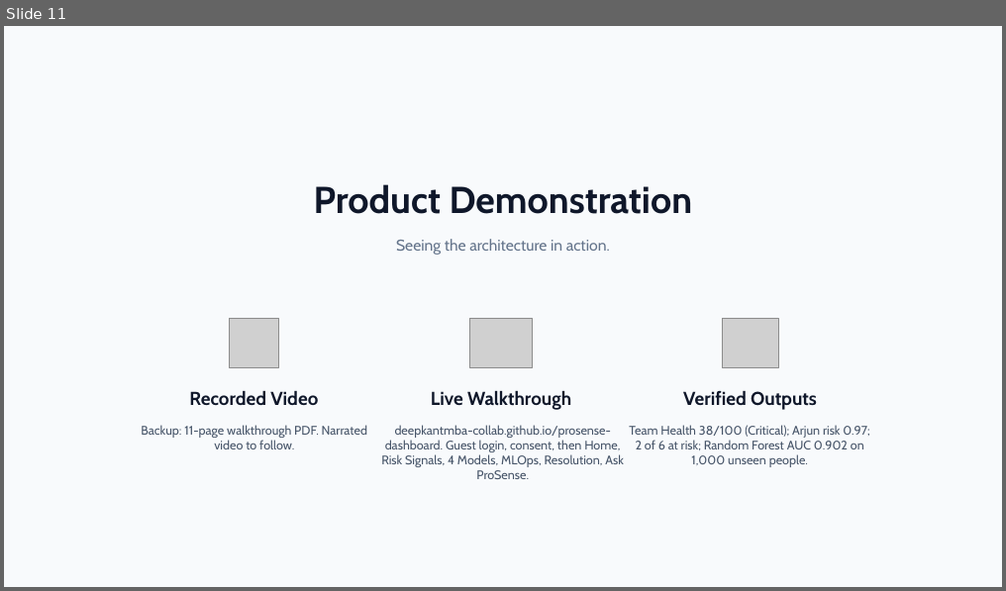
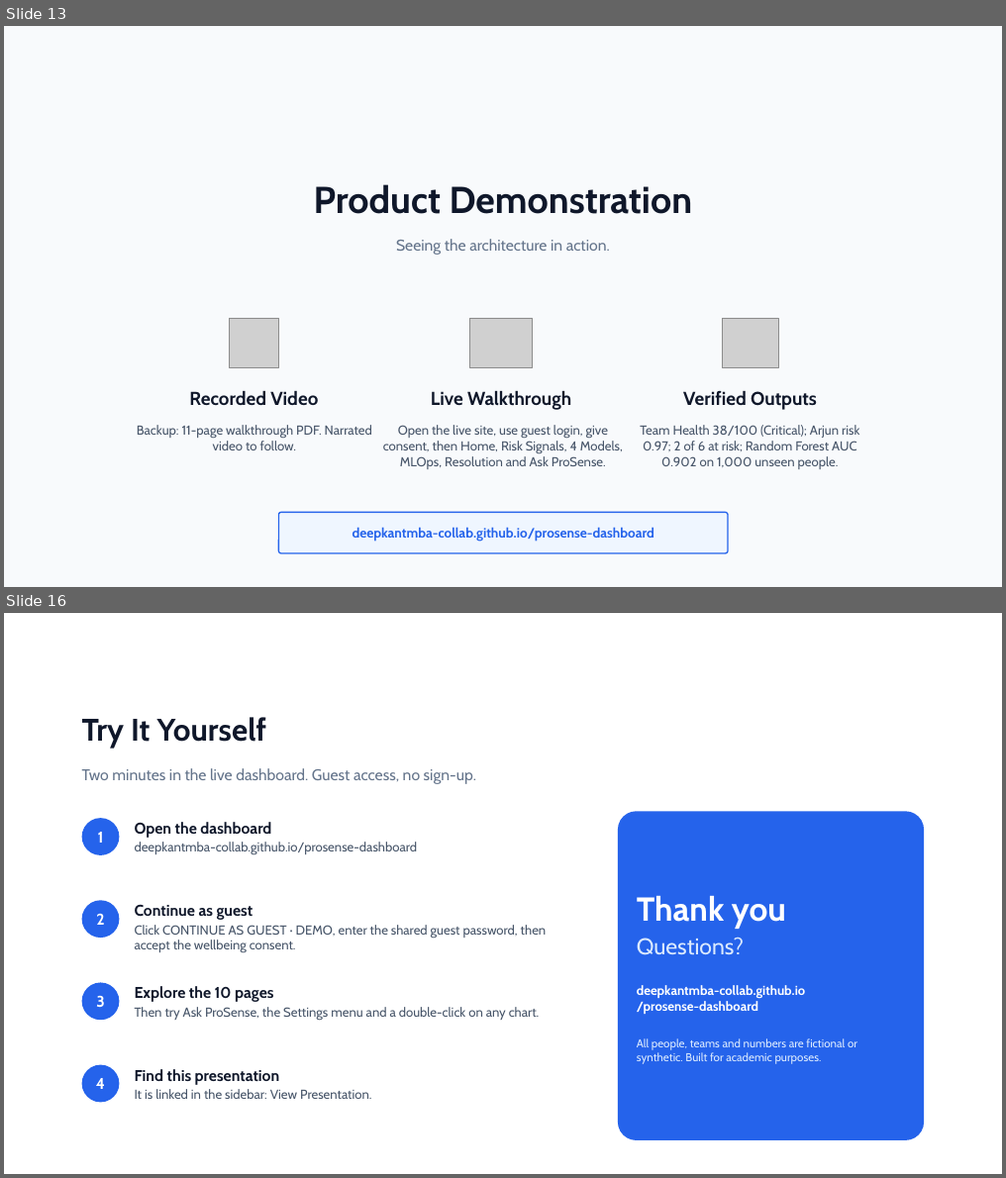
Before and after one commit to deepkantmba-collab/prosense-dashboard, a slide deck: deck/ProSense_AI_Capstone_Deck.pptx. Shown one above the other, each under a label of ours: slide 11 before the commit, slides 13 and 16 after it; the slides between them are not shown. The pictures are 1006x591 and 1006x1178 pixels, drawn with LibreOffice and Linux fonts; fonts in the diff are those of the drawing; grey boxes stand for pictures. Boxes give left, top, right and bottom in pixels: in the first picture for what was removed or moved away, otherwise in the second. Text is boxed around its words. In the diff, an @@ line names an element or a change of style, - is before the commit and + after.

```diff
--- a/deck/ProSense_AI_Capstone_Deck.pptx
+++ b/deck/ProSense_AI_Capstone_Deck.pptx
@@ slide 16 added at (4,613,1002,1174), background #FFFFFF @@
@@ text added at (82,717,266,748), 30 pt, text #0F172A, bold @@
+Try It Yourself
@@ text added at (82,768,476,784), 15 pt, text #64748B @@
+Two minutes in the live dashboard. Guest access, no sign-up.
@@ ellipse added at (82,818,119,856), fill #2563EB @@
@@ rounded rectangle added at (618,811,924,1141), fill #2563EB @@
@@ text added at (98,832,104,843), 15 pt, text #FFFFFF, bold @@
+1
@@ text added at (135,822,418,856), 12.5 pt, text #475569 @@
+Open the dashboard
+deepkantmba-collab.github.io/prosense-dashboard
@@ ellipse added at (82,900,119,938), fill #2563EB @@
@@ text added at (135,904,547,954), 12.5 pt, text #475569 @@
+Continue as guest
+Click CONTINUE AS GUEST · DEMO, enter the shared guest password, then accept the wellbeing consent.
@@ text added at (637,895,857,1064), 11 pt, text #DBEAFE @@
+Thank you
+Questions?
+deepkantmba-collab.github.io
+/prosense-dashboard
+All people, teams and numbers are fictional or synthetic. Built for academic purposes.
@@ text added at (96,914,104,925), 15 pt, text #FFFFFF, bold @@
+2
@@ ellipse added at (82,983,119,1020), fill #2563EB @@
@@ text added at (96,996,104,1007), 15 pt, text #FFFFFF, bold @@
+3
@@ text added at (135,986,540,1021), 12.5 pt, text #475569 @@
+Explore the 10 pages
+Then try Ask ProSense, the Settings menu and a double-click on any chart.
@@ ellipse added at (82,1065,119,1103), fill #2563EB @@
@@ text added at (96,1078,105,1089), 15 pt, text #FFFFFF, bold @@
+4
@@ text added at (135,1069,371,1099), 12.5 pt, text #475569 @@
+Find this presentation
+It is linked in the sidebar: View Presentation.
@@ what was slide 11 is now slide 13 @@
@@ slide 13 changed as well @@
@@ text "Backup: 11-page walkthrough PDF. Narrated ..." at (137,425,372,451): size 12 to 12.5 pt @@
@@ text at (383,425,623,470): text changed; size 12 to 12.5 pt @@
-deepkantmba-collab.github.io/prosense-dashboard. Guest login, consent, then Home, Risk Signals, 4 Models, MLOps, Resolution, Ask ProSense.
+Open the live site, use guest login, give consent, then Home, Risk Signals, 4 Models, MLOps, Resolution and Ask ProSense.
@@ text "Team Health 38/100 (Critical); Arjun ..." at (640,425,859,470): size 12 to 12.5 pt @@
@@ rounded rectangle added at (279,513,728,554), fill #EFF6FF, outline #2563EB 1.25 pt @@
@@ text added at (352,527,654,542), 13 pt, text #2563EB, bold @@
+deepkantmba-collab.github.io/prosense-dashboard
```
Also in this commit, not shown: 11 other slides changed, 3 other slides added.
